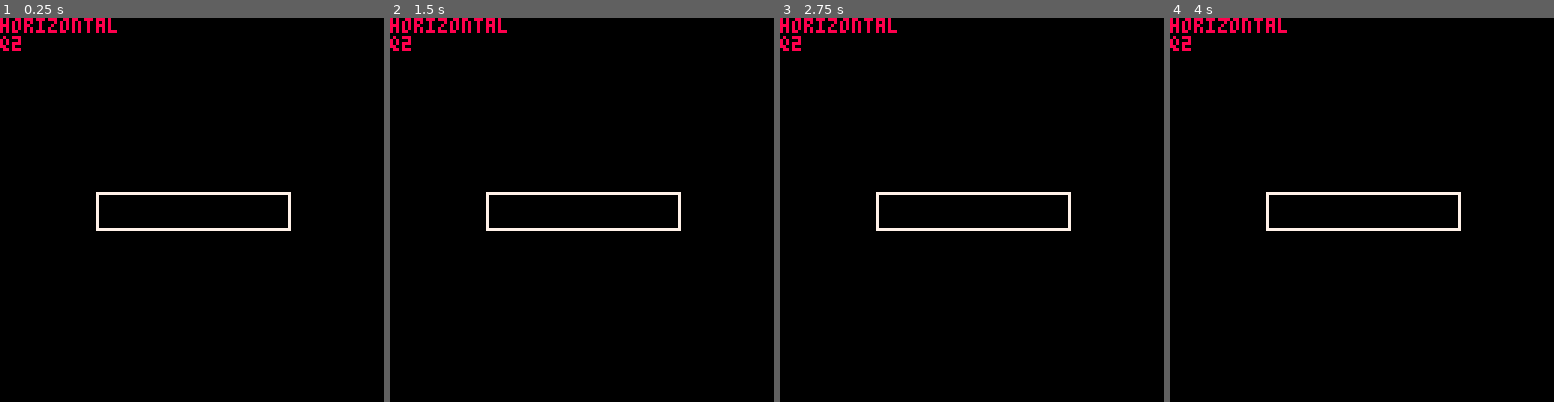
Above: before the commit, frames 1-4 (left to right).
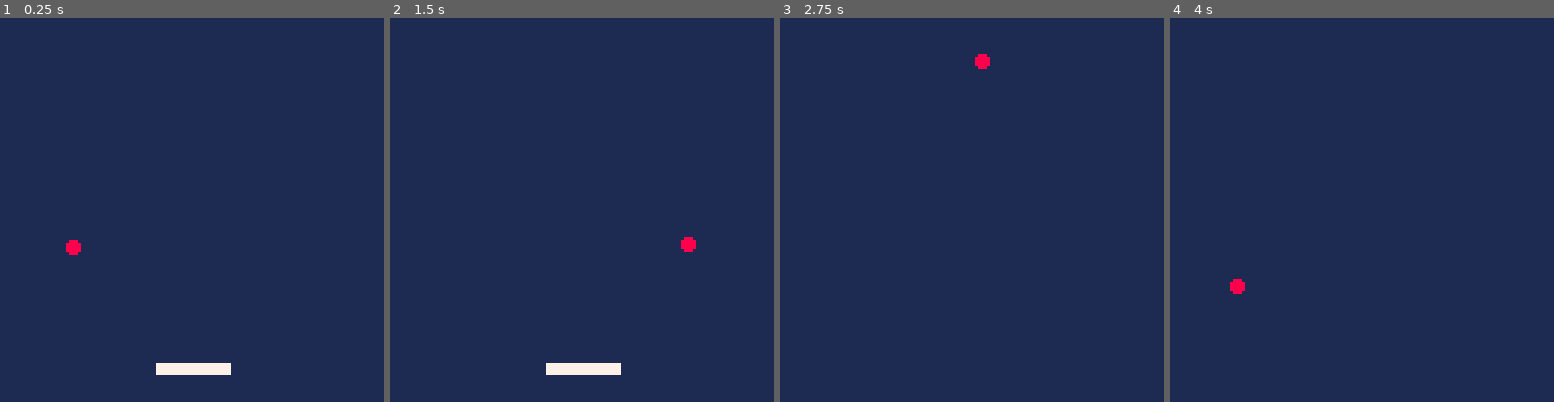
Above: after the commit, the same moments.

Repository: 4HMZ4/breakout
Game: PICO-8 cartridge breakout.p8
Two runs of this game, one before a commit and one after it. Both use one fixed random seed, a clock stepped at 60 frames per second and the inputs below.
Inputs:
- Up to frame 1 (0.25 s): no input
- Up to frame 2 (1.5 s): no input
- Up to frame 3 (2.75 s): hold Right 1.6-2.1 s; hold Up 2.15-2.42 s; hold Right from 2.47 s (still down)
- Up to frame 4 (4 s): release Right at 3.03 s; hold Left 3.08-3.58 s; hold Down 3.63-3.97 s

The runs differ from the first frame. In frame 1, 100% of the frame differs, in the area x 0-100%, y 0-100%; in frame 2, 100%; in frame 3, 100%; in frame 4, 100%.

Commit message:
completed colision for ball on box

Diff:
--- a/breakout.p8
+++ b/breakout.p8
@@ -13,8 +13,8 @@
  -- ball settings
  bx=8
  by=60
- bdx=2
- bdy=2
+ bdx=1
+ bdy=1
  br=2
  bc=8
 
@@ -28,52 +28,61 @@
 
 end
 
-function _update()
+function _update60()
+ local nextx, nexty
 
  -- check for user input
 	-- move platform
 	local butpress=false
 	if btn(0) then
 	 --left
-		pdx=-5
+		pdx=-2.5
 		butpress=true
 	end
 	if btn(1) then
 	 --right
-		pdx=5
+		pdx=2.5
 		butpress=true
 	end
 
 	-- deceleration of the platform
 	if not(butpress) then
-		pdx=pdx/1.7
+		pdx=pdx/2.3
 	end
 
 	-- translate platform movement
 	px+=pdx
 
- -- translate ball movement
-	bx+=bdx
-	by+=bdy
+	-- translate ball movement
+	nbx=bx+bdx
+	nby=by+bdy
 
  -- ball wall / barrier colission
-	if bx>120 or bx<8 then
+	if nbx>120 or nbx<8 then
+	 nbx=mid(0,nbx,120)
 	 bdx=-bdx
 	 sfx(0)
 	end
-	if by>120 or by<8 then
+	if nby>120 or nby<8 then
+		nby=mid(0,nby,120)
 		bdy=-bdy
 		sfx(0)
 	end
 
 	-- ball platform colission
-	pc=7
-	if ball_box(px,py,pw,ph) then
-		pc=8
+	if ball_box(nbx,nby,px,py,pw,ph) then
+		-- find direction of ball
+		if deflx_bp(bx,by,bdx,bdy,px,py,pw,ph) then
+			bdx=-bdx
+		else
+			bdy=-bdy
+		end
 		sfx(1)
-		bdy=-bdy
 	end
 
+	-- translate ball movement
+	bx=nbx
+	by=nby
 end
 
 function _draw()
@@ -85,90 +94,36 @@
 	rectfill(px,py,px+pw,py+ph,pc)
 end
 
-function ball_box(ix,iy,iw,ih)
+function ball_box(nbx,nby,ix,iy,iw,ih)
 
 	-- checks for collision on ball using sqare
-	if by-br > iy+ih or by+br < iy then
-		return false
-	end
-
-	if bx-br > ix+iw or bx+br < ix then
-		return false
-	end
+	if nby-br > iy+ih or nby+br < iy then return false end
+	if nbx-br > ix+iw or nbx+br < ix then return false end
 
 	return true
 
 end
--->8
--- collision detection demo --
-function _init()
-	cls()
-	box_x = 32
-	box_y = 58
-	box_w = 64
-	box_h = 12
 
-	rayx = 0
-	rayy = 0
-	raydx = 2
-	raydy = -2
-
- debug1 = "debug"
-end
-
-function _update()
- if btn(1) then
-  rayx+=1
- end
- if btn(0) then
-  rayx-=1
- end
- if btn(2) then
-  rayy-=1
- end
- if btn(3) then
-  rayy+=1
- end
-end
-
-function _draw()
- cls()
- rect(box_x, box_y, box_x+box_w, box_y+box_h, 7)
- local px, py = rayx, rayy
- repeat
-  pset(px, py, 8)
-  px+=raydx
-  py+=raydy
- until px<0 or px>128 or py < 0 or py > 128
-
- if deflx_ballbox(rayx,rayy,raydx,raydy,box_x,box_y,box_w,box_h) then
-  print("horizontal")
- else
-  print("vertical")
- end
- print(debug1)
-end
-
-function deflx_ballbox(bx,by,bdx,bdy,tx,ty,tw,th)
+function deflx_bp(boxx,boxy,boxdx,boxdy,tx,ty,tw,th)
  -- calculate wether to deflect the ball
  -- horizontally or vertically when it hits a box
- if bdx == 0 then
+ if boxdx == 0 then
   -- moving vertically
   return false
- elseif bdy == 0 then
+ elseif boxdy == 0 then
   -- moving horizontally
   return true
  else
   -- moving diagonally
   -- calculate slope
-  local slp = bdy / bdx
+  local slp = boxdy / boxdx
   local cx, cy
   -- check variants
-  if slp > 0 and bdx > 0 then
+  if slp > 0 and boxdx > 0 then
    -- moving down right
    debug1="q1"
-   cx = tx-bx
-   cy = ty-by
+   cx = tx-boxx
+   cy = ty-boxy
    if cx<=0 then
     return false
    elseif cy/cx < slp then
@@ -176,11 +131,11 @@
    else
     return false
    end
-  elseif slp < 0 and bdx > 0 then
+  elseif slp < 0 and boxdx > 0 then
    debug1="q2"
    -- moving up right
-   cx = tx-bx
-   cy = ty+th-by
+   cx = tx-boxx
+   cy = ty+th-boxy
    if cx<=0 then
     return false
    elseif cy/cx < slp then
@@ -188,11 +143,11 @@
    else
     return true
    end
-  elseif slp > 0 and bdx < 0 then
+  elseif slp > 0 and boxdx < 0 then
    debug1="q3"
    -- moving left up
-   cx = tx+tw-bx
-   cy = ty+th-by
+   cx = tx+tw-boxx
+   cy = ty+th-boxy
    if cx>=0 then
     return false
    elseif cy/cx > slp then
@@ -203,8 +158,8 @@
   else
    -- moving left down
    debug1="q4"
-   cx = tx+tw-bx
-   cy = ty-by
+   cx = tx+tw-boxx
+   cy = ty-boxy
    if cx>=0 then
     return false
    elseif cy/cx < slp then
Not shown, changed: the sound effects (__sfx__) section of breakout.p8
